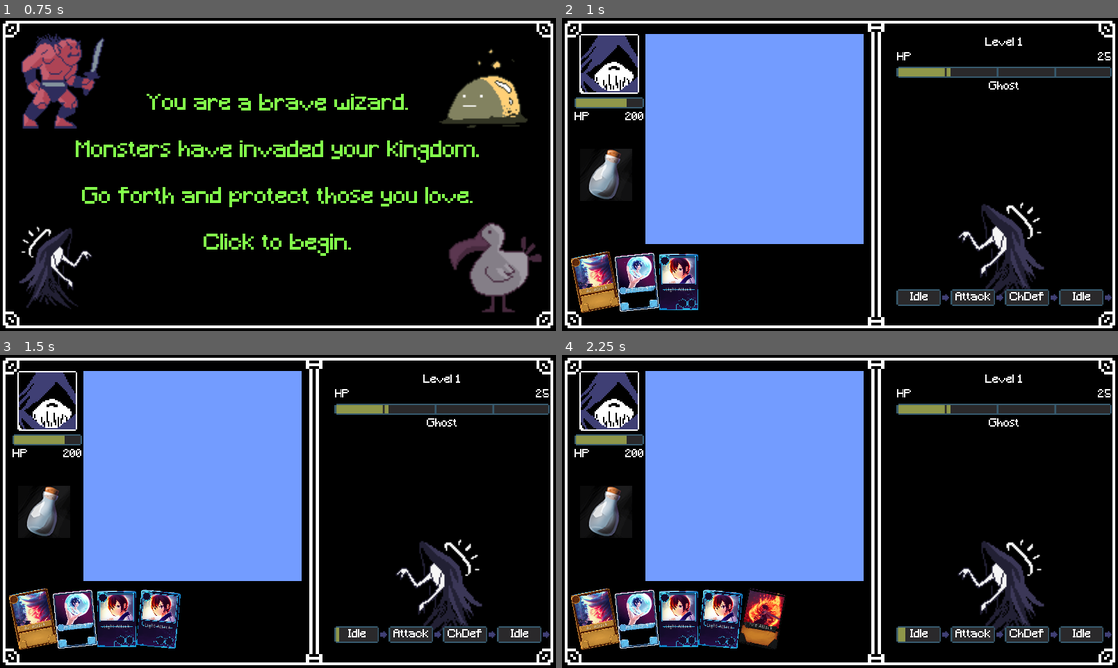
Above: before the commit, frames 1-4 (two rows, left to right).
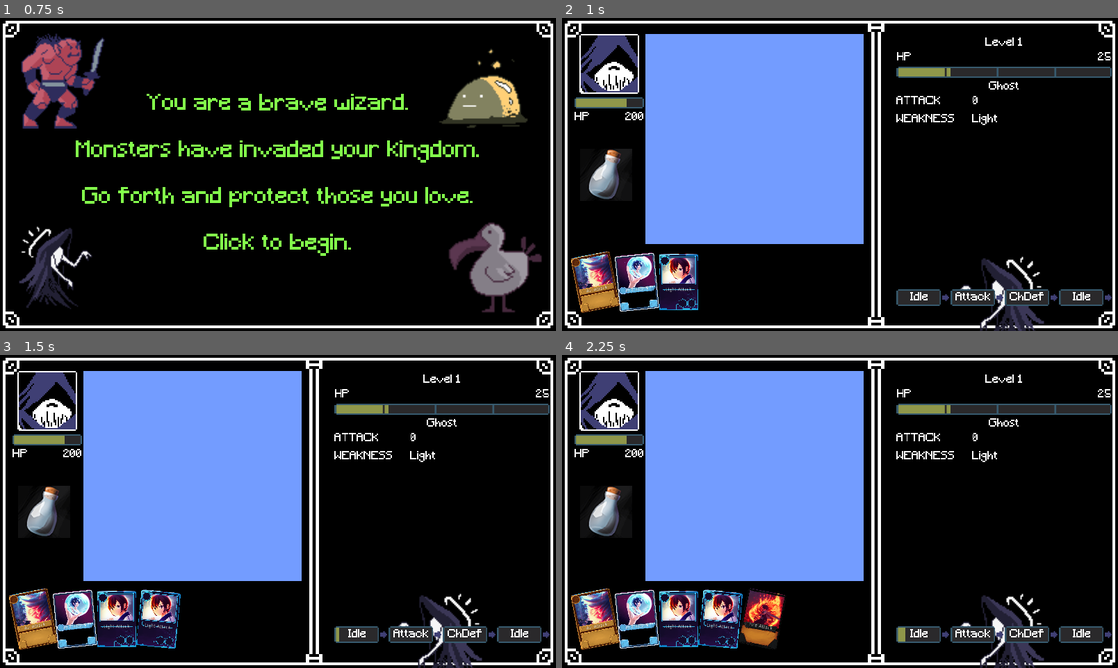
Above: after the commit, the same moments.

Repository: AndrewWilkinson88/LudumDare51
Game: Godot game, scene res://SplashScreen.tscn
The game is run twice, just before and just after one commit, with the same random seed, the same clock (stepped at 60 frames per second) and the same inputs.
Inputs (mouse positions are in pixels of both pictures, inside the frame that each line leads up to):
- Up to frame 1 (0.75 s): tap Enter (start_game) at 0.5, 0.6 s; move the mouse to (400, 158) at 0.52 s; hold Right (move_right) from 0.53 s (still down); click (400, 158) at 0.67 s
- Up to frame 2 (1 s): keep holding Right (move_right); tap Space at 0.77 s
- Up to frame 3 (1.5 s): release Right (move_right) at 1.25 s; tap Enter (start_game) at 1.25 s; drag from (166, 527) to (250, 574) at 1.27 s
- Up to frame 4 (2.25 s): tap Enter (start_game) at 2, 2.1 s; move the mouse to (895, 442) at 2.02 s; hold Right (move_right) from 2.03 s (still down)

Frame 1 is identical in both runs. In frame 2, 2.9% of the frame differs, in the area x 60-87%, y 24-100%; in frame 3, 2.9%; in frame 4, 2.9%.

Commit message:
Added fields for attack and weakness

Diff:
--- a/BattleScene.tscn
+++ b/BattleScene.tscn
@@ -202,7 +202,7 @@
 
 [node name="VBoxContainer" type="VBoxContainer" parent="EnemySide/MarginContainer/GridContainer"]
 margin_right = 596.0
-margin_bottom = 158.0
+margin_bottom = 262.0
 size_flags_horizontal = 7
 custom_constants/separation = 10
 
@@ -254,8 +254,59 @@
 text = "Deadly Dodo Bird"
 align = 1
 
+[node name="HBoxContainer2" type="HBoxContainer" parent="EnemySide/MarginContainer/GridContainer/VBoxContainer"]
+margin_top = 168.0
+margin_right = 596.0
+margin_bottom = 252.0
+custom_constants/separation = 50
+
+[node name="VBoxContainer" type="VBoxContainer" parent="EnemySide/MarginContainer/GridContainer/VBoxContainer/HBoxContainer2"]
+margin_right = 168.0
+margin_bottom = 84.0
+custom_constants/separation = 20
+
+[node name="Label_Attack" type="Label" parent="EnemySide/MarginContainer/GridContainer/VBoxContainer/HBoxContainer2/VBoxContainer"]
+margin_right = 168.0
+margin_bottom = 32.0
+custom_fonts/font = SubResource( 2 )
+text = "ATTACK"
+
+[node name="Label_Weakness" type="Label" parent="EnemySide/MarginContainer/GridContainer/VBoxContainer/HBoxContainer2/VBoxContainer"]
+margin_top = 52.0
+margin_right = 168.0
+margin_bottom = 84.0
+custom_fonts/font = SubResource( 2 )
+text = "WEAKNESS"
+
+[node name="VBoxContainer2" type="VBoxContainer" parent="EnemySide/MarginContainer/GridContainer/VBoxContainer/HBoxContainer2"]
+margin_left = 218.0
+margin_right = 292.0
+margin_bottom = 84.0
+custom_constants/separation = 20
+
+[node name="Label_EnemyAttack" type="Label" parent="EnemySide/MarginContainer/GridContainer/VBoxContainer/HBoxContainer2/VBoxContainer2"]
+margin_right = 74.0
+margin_bottom = 32.0
+size_flags_horizontal = 3
+custom_fonts/font = SubResource( 2 )
+text = "0"
+
+[node name="Label_EnemyWeakness" type="Label" parent="EnemySide/MarginContainer/GridContainer/VBoxContainer/HBoxContainer2/VBoxContainer2"]
+margin_top = 52.0
+margin_right = 74.0
+margin_bottom = 84.0
+size_flags_horizontal = 3
+custom_fonts/font = SubResource( 2 )
+text = "Light"
+
+[node name="HBoxContainer3" type="HBoxContainer" parent="EnemySide/MarginContainer/GridContainer/VBoxContainer"]
+margin_top = 262.0
+margin_right = 596.0
+margin_bottom = 262.0
+custom_constants/separation = 50
+
 [node name="MonsterContainer" type="Control" parent="EnemySide/MarginContainer/GridContainer"]
-margin_top = 178.0
+margin_top = 282.0
 margin_right = 596.0
 margin_bottom = 704.0
 size_flags_horizontal = 7
